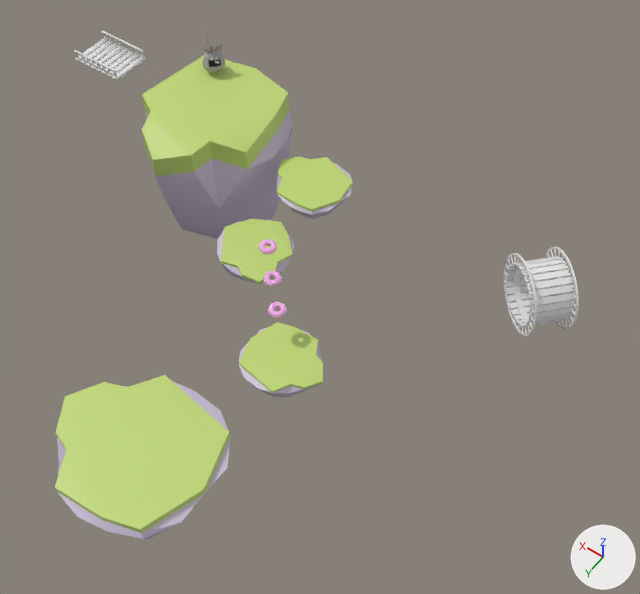
A saved change to the Blender file examples/assets/levels/level.blend.
Rendered twice from a 50 mm lens placed at (-11.3, 6.4, 22.1), pointed at (-1.5, -7.3, 0.7). Every picture has the same lights, and +X, +Y and +Z are marked at lower right.

The older version as bpy lines, for what is in view:
```python
ob_bridge = bpy.data.objects.new('Bridge', me_bridge)
ob_bridge.location = (0.0, 0.0, 0.0)
ob_collection = bpy.data.objects.new('Collection', None)
ob_collection.location = (-0.45, -6.38, 1.76)
ob_collection.rotation_euler = (0.0, 0.0, 3.175)  # degrees (0, 0, 182)
ob_collection_001 = bpy.data.objects.new('Collection.001', None)
ob_collection_001.location = (-0.01, -0.56, -1.0)
ob_collection_001.rotation_euler = (0.0, 0.0, 3.142)  # degrees (0, 0, 180)
ob_collection_002 = bpy.data.objects.new('Collection.002', None)
ob_collection_002.location = (-1.73, -5.07, -0.06)
ob_collection_002.rotation_euler = (0.0, 0.0, 6.283)  # degrees (0, 0, 360)
ob_collection_002.scale = (0.5, 0.5, 0.5)
ob_collection_003 = bpy.data.objects.new('Collection.003', None)
ob_collection_003.location = (1.22, -7.62, 0.61)
ob_collection_003.rotation_euler = (0.0, 0.0, 5.463)  # degrees (0, 0, 313)
ob_collection_003.scale = (0.5, 0.5, 0.5)
ob_collection_004 = bpy.data.objects.new('Collection.004', None)
ob_collection_004.location = (5.04, -10.37, 0.31)
ob_collection_004.rotation_euler = (0.0, 0.0, 4.696)  # degrees (0, 0, 269)
ob_collection_004.scale = (1.0, 1.0, 3.63)
ob_collection_005 = bpy.data.objects.new('Collection.005', None)
ob_collection_005.location = (0.9, -10.29, 1.48)
ob_collection_005.rotation_euler = (0.0, 0.0, 2.967)  # degrees (0, 0, 170)
ob_collection_005.scale = (0.5, 0.5, 0.5)
ob_flatbridge = bpy.data.objects.new('FlatBridge', None)
ob_flatbridge.location = (9.41, -10.14, 3.15)
ob_flatbridge.rotation_euler = (0.0, 0.0, 1.571)  # degrees (0, 0, 90)
ob_infinitybridge = bpy.data.objects.new('InfinityBridge', None)
ob_infinitybridge.location = (-6.75, -11.99, 0.0)
ob_infinitybridge.rotation_euler = (0.0, 0.0, 0.817)  # degrees (0, 0, 47)
```
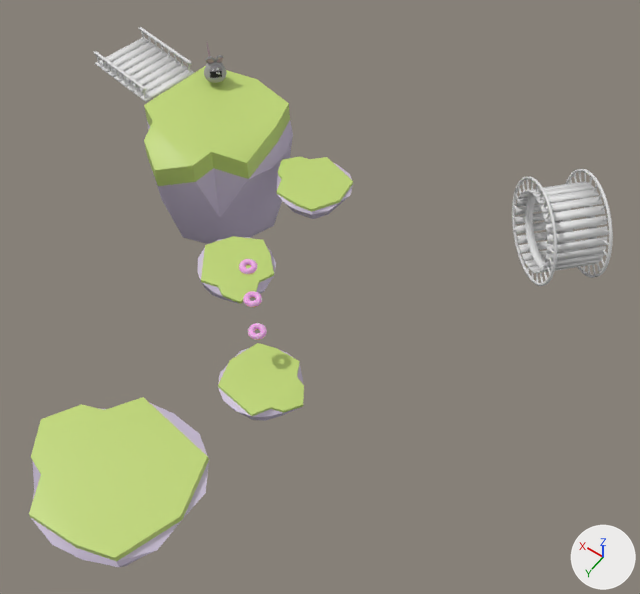
Boxes (x1, y1, x2, y2) around the edits, measured in the pictures (640 x 594 px):
'Collection.001', moved
    before: (55, 375, 231, 539)
    after: (29, 397, 209, 567)
'Collection.004', moved
    before: (142, 55, 293, 239)
    after: (144, 66, 293, 244)
'InfinityBridge', reshaped, moved (34% wider, 31% taller)
    before: (504, 247, 579, 336)
    after: (512, 169, 613, 286)
'Collection.002', moved
    before: (239, 322, 323, 397)
    after: (218, 343, 304, 421)
'Collection.003', moved
    before: (217, 218, 294, 284)
    after: (197, 236, 276, 304)
'FlatBridge', reshaped, moved, turned
    before: (74, 30, 146, 80)
    after: (94, 27, 195, 102)
'Collection.009', moved
    before: (202, 30, 225, 72)
    after: (204, 43, 227, 83)
'Collection.006', moved
    before: (268, 302, 287, 318)
    after: (248, 323, 267, 340)
'Collection', moved
    before: (263, 271, 282, 286)
    after: (243, 291, 262, 307)
'Collection.007', moved
    before: (259, 239, 277, 254)
    after: (239, 259, 258, 274)

The change, as a diff of the scene's bpy script:
```diff
--- a/examples/assets/levels/level.blend.py
+++ b/examples/assets/levels/level.blend.py
@@ me_cube_004 @@
-me_cube_004.from_pydata(...)  # 1040 vertices, 744 faces; spans x -0.73..0.73, y -0.98..0.97, z -0.2..0.2
+me_cube_004.from_pydata(...)  # 776 vertices, 580 faces; spans x -1.1..1.1, y -1.47..1.45, z -0.31..0.3
+# me_cube_004 part 1: 1040 vertices removed from x -0.73..0.73, y -0.98..0.97, z -0.2..0.2; 776 vertices added at x -1.1..1.1, y -1.47..1.45, z -0.31..0.3
 me_cube_004.materials.append(mat_material_003)
@@ col_infinitybridge @@
 col_infinitybridge = bpy.data.collections.new('InfinityBridge')
-col_infinitybridge.objects.link(ob_bridge)
+col_infinitybridge.objects.link(ob_infinitybridge_001)
@@ ob_collection @@
 ob_collection = bpy.data.objects.new('Collection', None)
-ob_collection.location = (-0.45, -6.38, 1.76)
+ob_collection.location = (-0.45, -5.43, 1.76)
 ob_collection.rotation_euler = (0.0, 0.0, 3.175)  # degrees (0, 0, 182)
@@ ob_collection_001 @@
 ob_collection_001 = bpy.data.objects.new('Collection.001', None)
-ob_collection_001.location = (-0.01, -0.56, -1.0)
+ob_collection_001.location = (-0.01, 0.4, -1.0)
 ob_collection_001.rotation_euler = (0.0, 0.0, 3.142)  # degrees (0, 0, 180)
@@ ob_collection_002 @@
 ob_collection_002 = bpy.data.objects.new('Collection.002', None)
-ob_collection_002.location = (-1.73, -5.07, -0.06)
+ob_collection_002.location = (-1.73, -4.12, -0.06)
 ob_collection_002.rotation_euler = (0.0, 0.0, 6.283)  # degrees (0, 0, 360)
@@ ob_collection_003 @@
 ob_collection_003 = bpy.data.objects.new('Collection.003', None)
-ob_collection_003.location = (1.22, -7.62, 0.61)
+ob_collection_003.location = (1.22, -6.66, 0.61)
 ob_collection_003.rotation_euler = (0.0, 0.0, 5.463)  # degrees (0, 0, 313)
@@ ob_collection_004 @@
 ob_collection_004 = bpy.data.objects.new('Collection.004', None)
-ob_collection_004.location = (5.04, -10.37, 0.31)
+ob_collection_004.location = (5.04, -10.37, -0.14)
 ob_collection_004.rotation_euler = (0.0, 0.0, 4.696)  # degrees (0, 0, 269)
@@ ob_collection_006 @@
 ob_collection_006 = bpy.data.objects.new('Collection.006', None)
-ob_collection_006.location = (-1.14, -5.7, 1.48)
+ob_collection_006.location = (-1.14, -4.74, 1.48)
 ob_collection_006.rotation_euler = (0.0, 0.0, 3.175)  # degrees (0, 0, 182)
@@ ob_collection_007 @@
 ob_collection_007 = bpy.data.objects.new('Collection.007', None)
-ob_collection_007.location = (0.25, -7.09, 2.06)
+ob_collection_007.location = (0.25, -6.13, 2.06)
 ob_collection_007.rotation_euler = (0.0, 0.0, 3.175)  # degrees (0, 0, 182)
@@ ob_collection_009 @@
 ob_collection_009 = bpy.data.objects.new('Collection.009', None)
-ob_collection_009.location = (5.99, -11.67, 3.57)
+ob_collection_009.location = (5.99, -11.67, 3.13)
 ob_collection_009.rotation_euler = (0.0, 0.0, -2.214)  # degrees (0, 0, -127)
@@ ob_flatbridge @@
 ob_flatbridge = bpy.data.objects.new('FlatBridge', None)
-ob_flatbridge.location = (9.41, -10.14, 3.15)
-ob_flatbridge.rotation_euler = (0.0, 0.0, 1.571)  # degrees (0, 0, 90)
+ob_flatbridge.location = (8.93, -11.15, 2.37)
+ob_flatbridge.rotation_euler = (0.0, 0.0, 1.402)  # degrees (0, 0, 80)
 ob_flatbridge.instance_type = 'COLLECTION'
@@ ob_infinitybridge @@
 ob_infinitybridge = bpy.data.objects.new('InfinityBridge', None)
-ob_infinitybridge.location = (-6.75, -11.99, 0.0)
+ob_infinitybridge.location = (-6.75, -11.99, 2.99)
 ob_infinitybridge.rotation_euler = (0.0, 0.0, 0.817)  # degrees (0, 0, 47)
@@ ob_bridge @@
-ob_bridge = bpy.data.objects.new('Bridge', me_bridge)
@@ ob_infinitybridge_001 @@
+ob_infinitybridge_001 = bpy.data.objects.new('InfinityBridge.001', me_infinitybridge)  # 2802 vertices, 2288 faces; spans x -0.88..0.88, y -1.6..1.6, z -1.6..1.6; in mat_material_003 (its picture is missing)
+ob_infinitybridge_001.location = (0.0, 0.0, 0.0)
```
